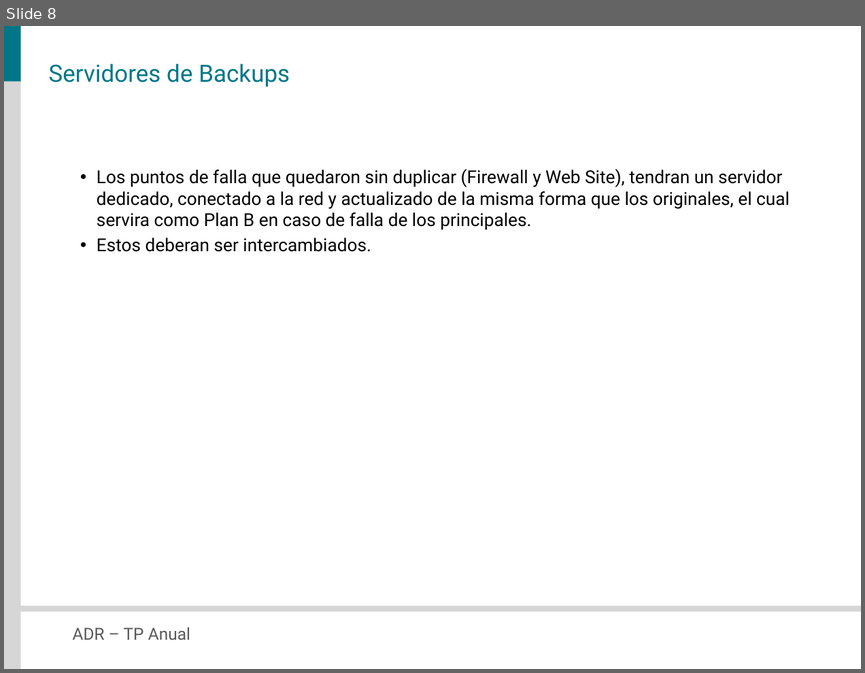
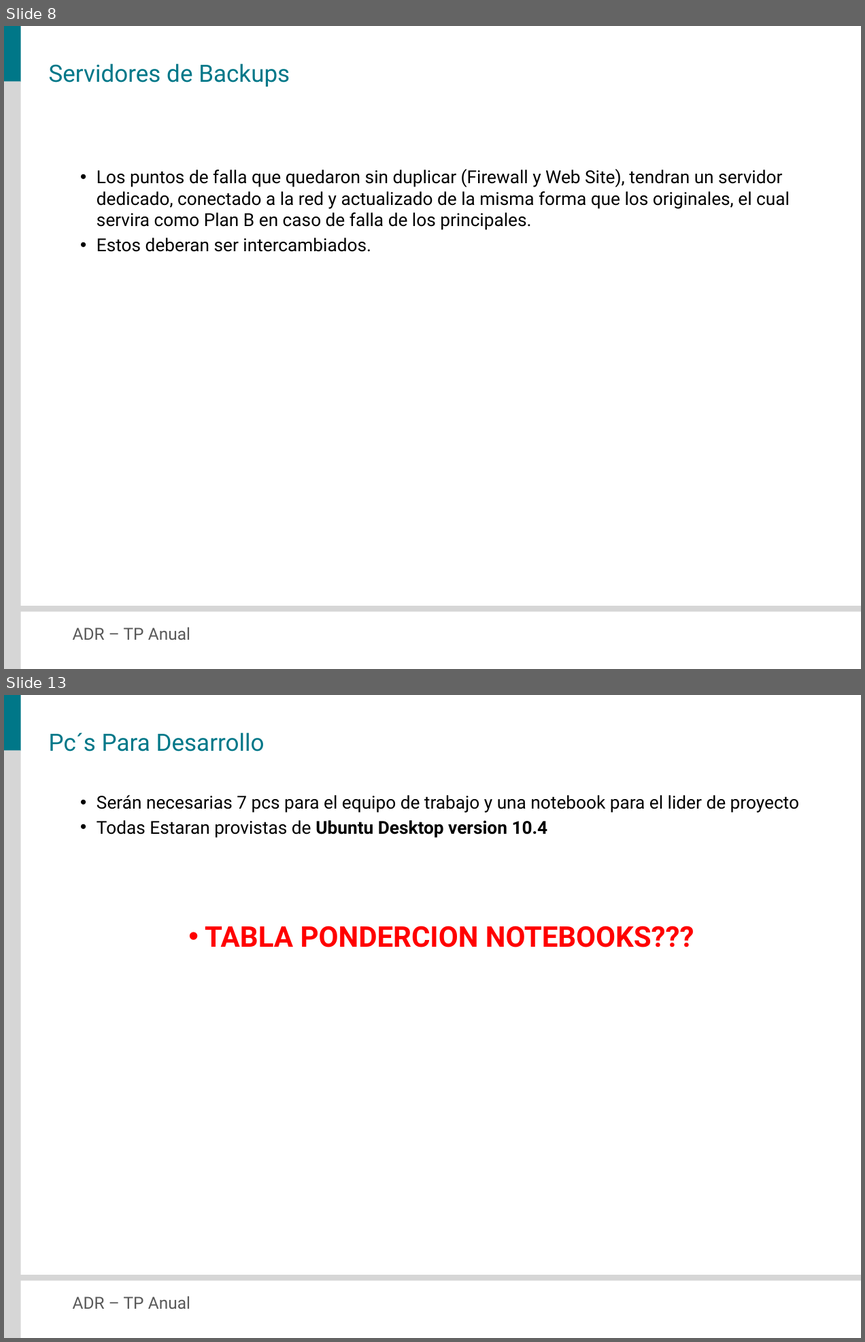
Before and after one commit to veritoreinoso/adr-2010, a slide deck: Presentacion.pptx. Shown one above the other, each under a label of ours: slide 8 before the commit, slides 8 and 13 after it; the slides between them are not shown. The pictures are 865x673 and 865x1342 pixels, drawn with LibreOffice and Linux fonts; fonts in the diff are those of the drawing. Boxes give left, top, right and bottom in pixels: in the first picture for what was removed or moved away, otherwise in the second. Text is boxed around its words. In the diff, an @@ line names an element or a change of style, - is before the commit and + after.

```diff
--- a/Presentacion.pptx
+++ b/Presentacion.pptx
@@ slide 13 added at (4, 695, 861, 1338), background #FFFFFF; not listed: 4 template elements that a slide beside it also shows @@
@@ title added at (49, 732, 264, 751), 20 pt, text #007788 @@
+Pc´s Para Desarrollo
@@ text added at (96, 795, 799, 947), 15 pt, text #000000 @@
+• Serán necesarias 7 pcs para el equipo de trabajo y una notebook para el lider de proyecto
+• Todas Estaran provistas de Ubuntu Desktop version 10.4
+• TABLA PONDERCION NOTEBOOKS???
```
Also in this commit, not shown: 2 slides changed, 7 other slides added, 1 slide removed, 1 other file.
